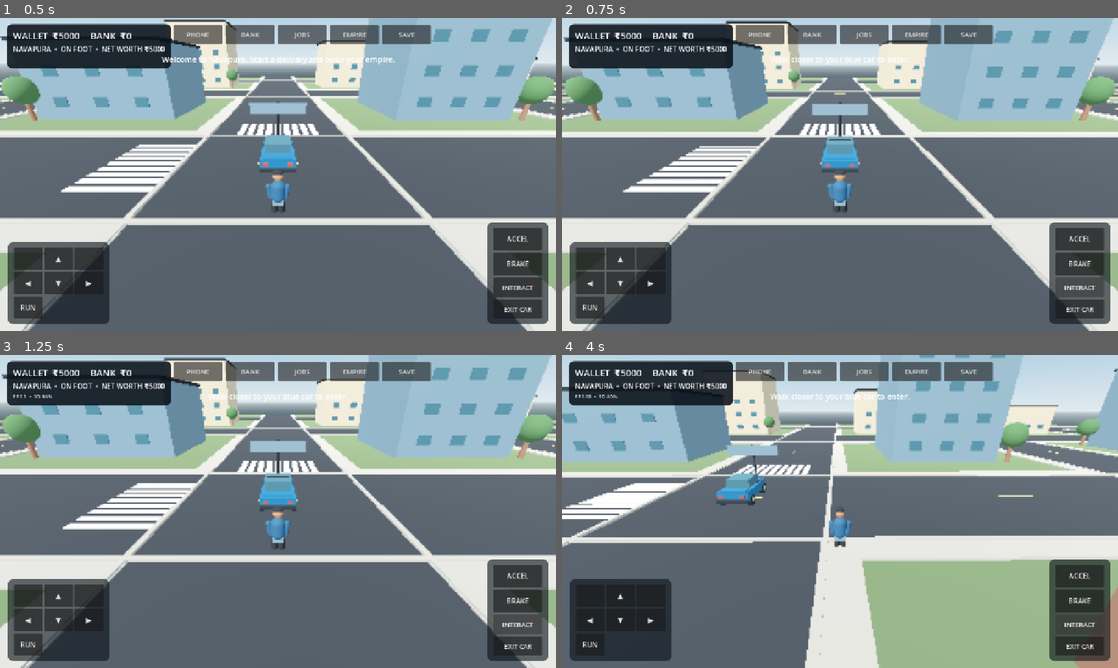
Above: before the commit, frames 1-4 (two rows, left to right).
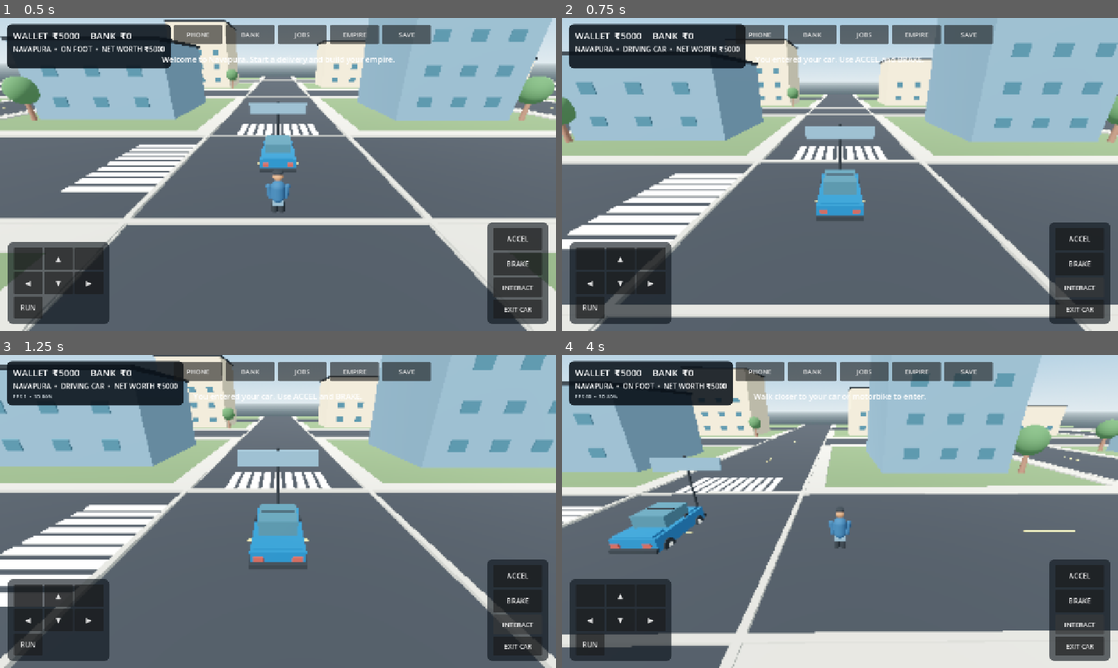
Above: after the commit, the same moments.

Repository: g82202773-coder/-blue-orbit-731
Game: Godot game, scene res://scenes/main.tscn
Same seed, same stepped clock (60 frames per second), same inputs: the game is played once before the commit and once after it.
Inputs:
- Up to frame 1 (0.5 s): no input
- Up to frame 2 (0.75 s): click "INTERACT" at 0.5 s
- Up to frame 3 (1.25 s): no input
- Up to frame 4 (4 s): hold D (move_right) 1.28-2.03 s; tap E (interact) at 1.35, 2.85 s; hold S (move_back) 2.03-2.78 s; tap Shift (run) at 2.1, 3.6 s; hold D (move_right) 2.78-3.53 s; hold W (move_forward) from 3.53 s (still down)

Frame 1 is identical in both runs. In frame 2, 38% of the frame differs, in the area x 0-100%, y 0-100%; in frame 3, 31%; in frame 4, 46%.

Commit message:
Integrate motorcycle purchase, garage spawn, vehicle switching and shared mobile driving controls

Diff:
--- a/scripts/main.gd
+++ b/scripts/main.gd
@@ -781,6 +781,7 @@
     empire_info.autowrap_mode = TextServer.AUTOWRAP_WORD_SMART
     empire_box.add_child(empire_info)
     _add_button(empire_box, "BUY STARTER HOME • ₹3,000", _buy_home, 280.0)
+    bike_button = _add_button(empire_box, "BUY MOTORBIKE • ₹2,500", _buy_bike, 280.0)
     _add_button(empire_box, "BUY CORNER SHOP • ₹4,000", _buy_shop, 280.0)
     _add_button(empire_box, "COLLECT SHOP INCOME", _collect_shop, 280.0)
     _add_button(empire_box, "SLEEP / NEXT DAY", _next_day, 280.0)
@@ -870,35 +871,43 @@
     GameState.set_player_position(player.global_position)
 
 func _drive_car(delta: float) -> void:
+    if not is_instance_valid(active_vehicle):
+        _exit_car()
+        return
     var keyboard_throttle := float(Input.is_action_pressed("move_forward")) - float(Input.is_action_pressed("move_back"))
     var throttle := throttle_touch if absf(throttle_touch) > 0.01 else keyboard_throttle
+    var bike_mode := active_vehicle_kind == "motorbike"
+    var top_speed := 21.0 if bike_mode else CAR_FORWARD_SPEED
+    var reverse_speed := 4.5 if bike_mode else CAR_REVERSE_SPEED
+    var acceleration := 15.0 if bike_mode else 12.0
     if throttle > 0.0:
-        car_speed = move_toward(car_speed, CAR_FORWARD_SPEED, 12.0 * delta)
+        car_speed = move_toward(car_speed, top_speed, acceleration * delta)
     elif throttle < 0.0:
         if car_speed > 1.0:
             car_speed = move_toward(car_speed, 0.0, 22.0 * delta)
         else:
-            car_speed = move_toward(car_speed, -CAR_REVERSE_SPEED, 8.0 * delta)
+            car_speed = move_toward(car_speed, -reverse_speed, 8.0 * delta)
     else:
-        car_speed = move_toward(car_speed, 0.0, 4.0 * delta)
+        car_speed = move_toward(car_speed, 0.0, (4.8 if bike_mode else 4.0) * delta)
 
     var keyboard_steer := float(Input.is_action_pressed("move_right")) - float(Input.is_action_pressed("move_left"))
     var steer := steer_touch if absf(steer_touch) > 0.01 else (move_touch.x if absf(move_touch.x) > 0.01 else keyboard_steer)
     if absf(car_speed) > 0.25:
-        car.rotate_y(-steer * delta * 1.15 * clampf(absf(car_speed) / 5.0, 0.2, 1.0) * signf(car_speed))
-    var forward := -car.global_basis.z
-    car.velocity.x = forward.x * car_speed
-    car.velocity.z = forward.z * car_speed
-    if not car.is_on_floor():
-        car.velocity.y -= 9.8 * delta
+        var steering_rate := 1.45 if bike_mode else 1.15
+        active_vehicle.rotate_y(-steer * delta * steering_rate * clampf(absf(car_speed) / 5.0, 0.2, 1.0) * signf(car_speed))
+    var forward := -active_vehicle.global_basis.z
+    active_vehicle.velocity.x = forward.x * car_speed
+    active_vehicle.velocity.z = forward.z * car_speed
+    if not active_vehicle.is_on_floor():
+        active_vehicle.velocity.y -= 9.8 * delta
     else:
-        car.velocity.y = -0.5
-    car.move_and_slide()
-    player.global_position = car.global_position + Vector3(0.0, 0.1, 0.0)
+        active_vehicle.velocity.y = -0.5
+    active_vehicle.move_and_slide()
+    player.global_position = active_vehicle.global_position + Vector3(0.0, 0.1, 0.0)
     GameState.set_player_position(player.global_position)
 
 func _update_camera(delta: float) -> void:
-    var focus := car.global_position if driving else player.global_position
+    var focus := active_vehicle.global_position if driving and is_instance_valid(active_vehicle) else player.global_position
     var desired := focus + Vector3(0.0, 5.0, 8.5)
     camera.global_position = camera.global_position.lerp(desired, clampf(delta * 5.0, 0.0, 1.0))
     camera.look_at(focus + Vector3(0.0, 1.0, 0.0), Vector3.UP)
@@ -973,27 +982,43 @@
     if driving:
         _exit_car()
         return
-    if player.global_position.distance_to(car.global_position) <= 5.0:
+    var nearest_vehicle: CharacterBody3D = car
+    var nearest_distance := player.global_position.distance_to(car.global_position)
+    var vehicle_kind := "car"
+    if is_instance_valid(bike):
+        var bike_distance := player.global_position.distance_to(bike.global_position)
+        if bike_distance < nearest_distance:
+            nearest_vehicle = bike
+            nearest_distance = bike_distance
+            vehicle_kind = "motorbike"
+    if nearest_distance <= 5.5:
+        active_vehicle = nearest_vehicle
+        active_vehicle_kind = vehicle_kind
         driving = true
         player.hide()
         player.collision_layer = 0
         player.collision_mask = 0
         car_speed = 0.0
-        _show_toast("You entered your car. Use ACCEL and BRAKE.")
+        _show_toast("You entered your %s. Use ACCEL and BRAKE." % vehicle_kind)
+        _refresh_ui()
     else:
-        _show_toast("Walk closer to your blue car to enter.")
+        _show_toast("Walk closer to your car or motorbike to enter.")
 
 func _exit_car() -> void:
     if not driving:
         return
     driving = false
+    if is_instance_valid(active_vehicle):
+        var side_offset := 1.6 if active_vehicle_kind == "motorbike" else 2.4
+        player.global_position = active_vehicle.global_position + active_vehicle.global_basis.x * side_offset + Vector3(0.0, 0.35, 0.0)
     player.show()
     player.collision_layer = 1
     player.collision_mask = 1
-    player.global_position = car.global_position + car.global_basis.x * 2.4 + Vector3(0.0, 0.35, 0.0)
     player.velocity = Vector3.ZERO
     car_speed = 0.0
-    _show_toast("You left the car.")
+    _show_toast("You left the %s." % active_vehicle_kind)
+    active_vehicle = null
+    _refresh_ui()
 
 func _toggle_bank() -> void:
     var should_open := not bank_panel.visible
@@ -1019,6 +1044,14 @@
 func _buy_home() -> void:
     GameState.buy_home()
 
+func _buy_bike() -> void:
+    if GameState.bike_owned:
+        _show_toast("Your motorbike is parked beside the central road.")
+        return
+    if GameState.buy_bike():
+        _build_bike()
+        _refresh_ui()
+
 func _buy_shop() -> void:
     GameState.buy_shop()
 
@@ -1037,7 +1070,8 @@
     if not is_instance_valid(wallet_label):
         return
     wallet_label.text = "WALLET  ₹%d     BANK  ₹%d" % [GameState.wallet, GameState.bank_balance]
-    location_label.text = "NAVAPURA  •  %s  •  NET WORTH ₹%d" % ["DRIVING" if driving else "ON FOOT", GameState.net_worth()]
+    var travel_state := "DRIVING %s" % active_vehicle_kind.to_upper() if driving else "ON FOOT"
+    location_label.text = "NAVAPURA  •  %s  •  NET WORTH ₹%d" % [travel_state, GameState.net_worth()]
     if is_instance_valid(bank_info):
         var recent := ""
         for i in range(mini(GameState.transactions.size(), 5)):
@@ -1050,13 +1084,16 @@
             job_info.text = "Choose a job. Complete the pickup and reach the destination to earn your reward.\nCompleted jobs: %d" % GameState.missions_completed
         else:
             job_info.text = "ACTIVE: %s\nReward: ₹%d\nStep: %s" % [job_title, job_reward_active, "Go to pickup" if job_stage == 1 else "Deliver to destination"]
+    if is_instance_valid(bike_button):
+        bike_button.text = "MOTORBIKE OWNED • ₹2,500 VALUE" if GameState.bike_owned else "BUY MOTORBIKE • ₹2,500"
     if is_instance_valid(empire_info):
-        empire_info.text = "Day %d\nWallet: ₹%d  |  Bank: ₹%d\nHome: %s\nCorner shop: %s\nUncollected income: ₹%d\nLifetime earnings: ₹%d\nNet worth: ₹%d" % [
+        empire_info.text = "Day %d\nWallet: ₹%d  |  Bank: ₹%d\nHome: %s\nCorner shop: %s\nMotorbike: %s\nUncollected income: ₹%d\nLifetime earnings: ₹%d\nNet worth: ₹%d" % [
             GameState.day_number,
             GameState.wallet,
             GameState.bank_balance,
             "Owned" if GameState.home_owned else "Not owned",
             "Owned" if GameState.shop_owned else "Not owned",
+            "Owned" if GameState.bike_owned else "Not owned",
             GameState.uncollected_shop_income,
             GameState.lifetime_earnings,
             GameState.net_worth()
